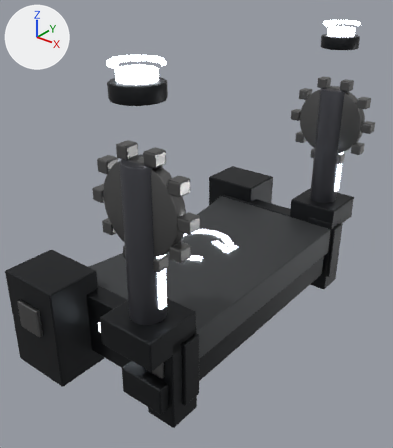
An edit to the glTF model assets/kit_hd/Relay_Gate_Rotation_v2.glb, drawn before and after from the same camera.
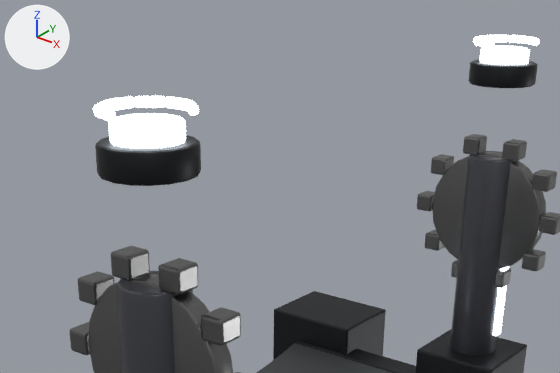
Each version appears first whole from a 50 mm camera at (10.18, -4.6, 3.12) aimed at (6.67, -0.22, 0.4), and next in a close-up on the part from 13% to 95% of the width and 0% to 48% of the height. The lights are fixed; the arrows at upper left show +X, +Y and +Z. The first two pictures are the older version. Vertices at exactly the same position are counted once.

Before the edit, the objects in view are built like this:
```python
me_relay_gate_rotation_v2 = bpy.data.meshes.new('Relay_Gate_Rotation_v2')
me_relay_gate_rotation_v2.from_pydata(...)  # 4242 vertices, 8192 faces; spans x 5.58..7.84, y -2.09..2.09, z -1.04..2.48
# faces by material slot: [240, 1456, 3268, 240, 2612, 376]
me_relay_gate_rotation_v2.materials.append(mat_os_plate)  # dark grey #525557
me_relay_gate_rotation_v2.materials.append(mat_os_dark)  # dark grey #2c2e30
me_relay_gate_rotation_v2.materials.append(mat_os_steel)  # grey #7c7c7c
me_relay_gate_rotation_v2.materials.append(mat_os_light)  # white #d4dde5, glowing white #edf6ff
me_relay_gate_rotation_v2.materials.append(mat_os_state)  # white #d4dde5, glowing white #edf6ff
me_relay_gate_rotation_v2.materials.append(mat_os_shell)  # dark grey #4d4e55
ob_relay_gate_rotation_v2 = bpy.data.objects.new('Relay_Gate_Rotation_v2', me_relay_gate_rotation_v2)
ob_relay_gate_rotation_v2.location = (0.0, 0.0, 0.0)
```
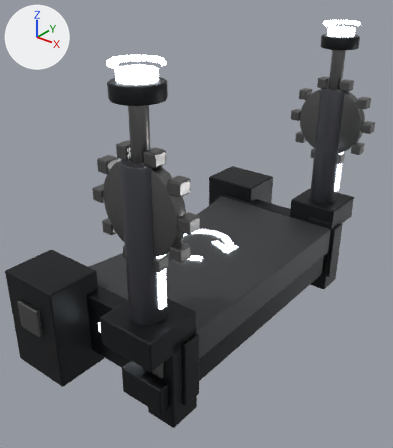
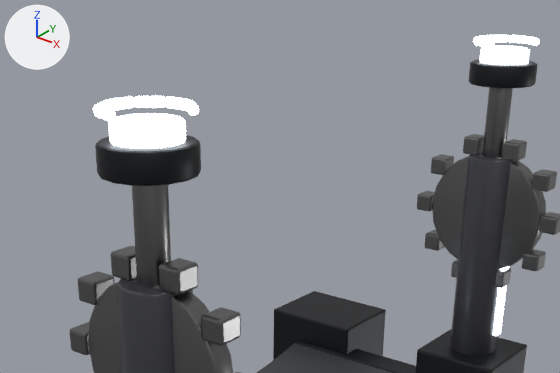
Changed parts and their boxes (x1, y1, x2, y2) in the close-ups (560 x 373 px):
part 1 of me_relay_gate_rotation_v2, added
    after: (132, 185, 171, 287)
part 2 of me_relay_gate_rotation_v2, added
    after: (482, 88, 513, 158)

Diff of the bpy script that builds the scene:
```diff
--- a/assets/kit_hd/Relay_Gate_Rotation_v2.glb.py
+++ b/assets/kit_hd/Relay_Gate_Rotation_v2.glb.py
@@ me_relay_gate_rotation_v2 @@
 # used by ob_relay_gate_rotation_v2; location = (0.0, 0.0, 0.0)
-me_relay_gate_rotation_v2.from_pydata(...)  # 4242 vertices, 8192 faces; spans x 5.58..7.84, y -2.09..2.09, z -1.04..2.48
+me_relay_gate_rotation_v2.from_pydata(...)  # 4482 vertices, 8664 faces; spans x 5.58..7.84, y -2.09..2.09, z -1.04..2.48
+# me_relay_gate_rotation_v2 part 1: a new loose piece of 120 vertices spanning x 7.22..7.38, y -1.78..-1.62, z 1.69..2.21, in mat_os_steel (grey #7c7c7c)
+# me_relay_gate_rotation_v2 part 2: a new loose piece of 120 vertices spanning x 7.22..7.38, y 1.62..1.78, z 1.69..2.21, in mat_os_steel (grey #7c7c7c)
+# other edits to the shape of me_relay_gate_rotation_v2 do not show in these pictures
 me_relay_gate_rotation_v2.materials.append(mat_os_plate)
```
